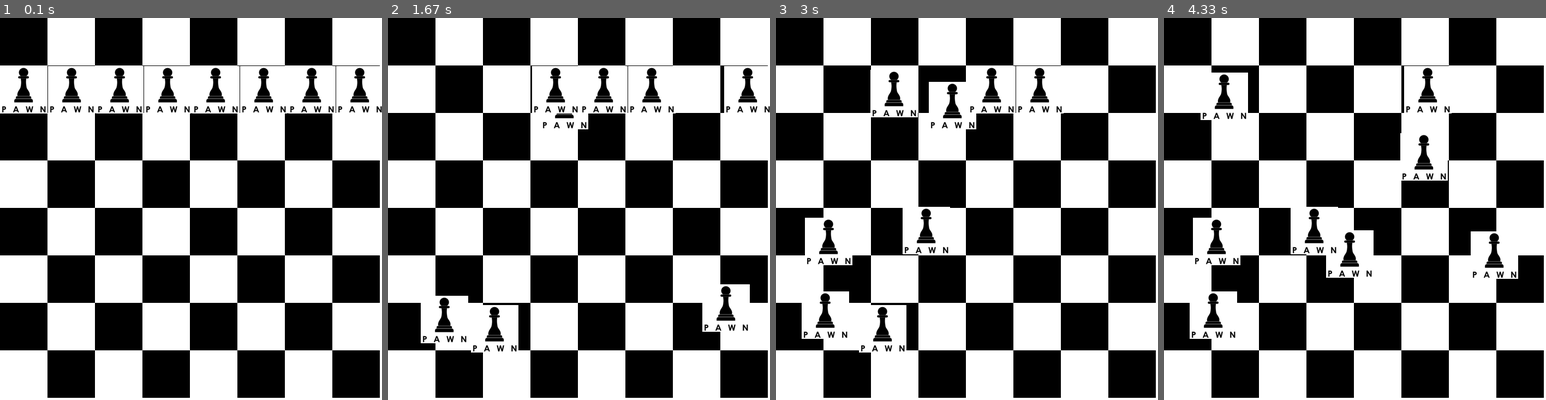
Above: before the commit, frames 1-4 (left to right).
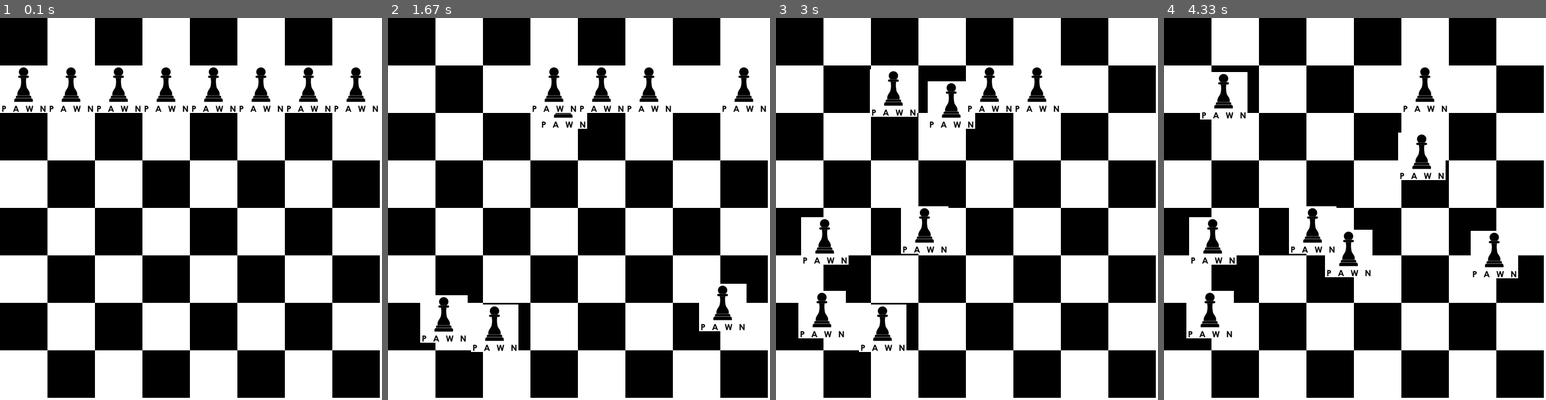
Above: after the commit, the same moments.

Repository: Magulak/Chess---AI
Game: pygame game, started from ChessGui Pygame.py
Two runs of this game, one before a commit and one after it. Both use one fixed random seed, a clock stepped at 60 frames per second and the inputs below.
Inputs (mouse positions are in pixels of both pictures, inside the frame that each line leads up to):
- Up to frame 1 (0.1 s): no input
- Up to frame 2 (1.67 s): press the mouse at (506, 90) at 0.37 s; move the mouse to (533, 98) at 0.47 s; release the mouse at (563, 105) at 0.6 s; press the mouse at (460, 90) at 0.7 s; move the mouse to (452, 205) at 0.8 s; release the mouse at (445, 319) at 0.93 s; press the mouse at (697, 90) at 1.03 s; move the mouse to (708, 197) at 1.13 s; release the mouse at (724, 308) at 1.27 s; press the mouse at (410, 90) at 1.37 s; move the mouse to (452, 209) at 1.47 s; release the mouse at (494, 327) at 1.6 s
- Up to frame 3 (3 s): press the mouse at (833, 319) at 1.7 s; move the mouse to (863, 205) at 1.8 s; release the mouse at (894, 94) at 1.93 s; press the mouse at (1112, 308) at 2.03 s; move the mouse to (967, 312) at 2.13 s; release the mouse at (821, 315) at 2.27 s; press the mouse at (1131, 90) at 2.37 s; move the mouse to (978, 163) at 2.47 s; release the mouse at (825, 239) at 2.6 s; press the mouse at (951, 105) at 2.7 s; move the mouse to (944, 174) at 2.8 s; release the mouse at (932, 247) at 2.93 s
- Up to frame 4 (4.33 s): press the mouse at (1282, 94) at 3.03 s; move the mouse to (1251, 94) at 3.13 s; release the mouse at (1225, 94) at 3.27 s; press the mouse at (1339, 105) at 3.37 s; move the mouse to (1343, 178) at 3.47 s; release the mouse at (1347, 254) at 3.6 s; press the mouse at (1270, 327) at 3.7 s; move the mouse to (1381, 289) at 3.8 s; release the mouse at (1492, 254) at 3.93 s; press the mouse at (1377, 90) at 4.03 s; move the mouse to (1400, 121) at 4.13 s; release the mouse at (1419, 155) at 4.27 s

The runs differ from the first frame. In frame 1, 2.3% of the frame differs, in the area x 0-100%, y 12-25%; in frame 2, 2.5%; in frame 3, 2.6%; in frame 4, 2.7%, in the area x 5-93%, y 12-84%.

Commit message:
code cleanup

Diff:
--- a/ChessGui Pygame.py
+++ b/ChessGui Pygame.py
@@ -22,21 +22,25 @@
 image = image.resize((87, 87))
 image.save("Piece1.png")
 
-# Load resized image and create rect based on that image
+# Load resized image
 image = pygame.image.load('Piece1.png').convert()
-piece = image.get_rect()
-piece.x, piece.y = 0,88
+
+
 
 # list of pieces and their position
-collide_list = []
+piece_position_list = []
 
 piece_draging = False
 
+
+# Create rect based on image, and set its basic coordinates. and make 7 copies of that piece, and set them on board
+piece = image.get_rect()
+piece.x, piece.y = 0, 87
 x = 1
 while x <= 8:
     exec(f"piece{x} = piece.copy()\n"
-         f"collide_list.append(piece{x})\n"
-         f"piece.x, piece.y = x*88,88")
+         f"piece_position_list.append(piece{x})\n"
+         f"piece.x, piece.y = x*87,87")
     x = x + 1
 
 # Define the colors & fps
@@ -50,7 +54,8 @@
 # create back buffer and fill it with white color
 back_buffer = pygame.Surface((screen.get_width(), screen.get_height()))
 back_buffer.fill(white)
-
+# TODO make so pieces 'lock in' the centre of a square.
+# TODO add more pieces.
 while running:
 
     for event in pygame.event.get():
@@ -59,7 +64,7 @@
 
         elif event.type == pygame.MOUSEBUTTONDOWN:
             if event.button == 1:
-                for piece in collide_list:  # Multiple object collision
+                for piece in piece_position_list:  # Multiple object collision
                     if piece.collidepoint(event.pos):
                         piece_draging = True
                         draged_piece = piece
@@ -73,11 +78,11 @@
                 draged_piece = None
 
         elif event.type == pygame.MOUSEMOTION:
-                if piece_draging:
-                    for piece in collide_list:
-                        mouse_x, mouse_y = event.pos
-                        draged_piece.x = mouse_x + offset_x
-                        draged_piece.y = mouse_y + offset_y
+            if piece_draging:
+                for piece in piece_position_list:
+                    mouse_x, mouse_y = event.pos
+                    draged_piece.x = mouse_x + offset_x
+                    draged_piece.y = mouse_y + offset_y
 
     # Fill the screen with white
     screen.fill(white)
@@ -87,7 +92,7 @@
 
     screen.blit(back_buffer, (0, 0))
 
-    for piece in collide_list:
+    for piece in piece_position_list:
         screen.blit(image, piece)
 
     # Update the display
